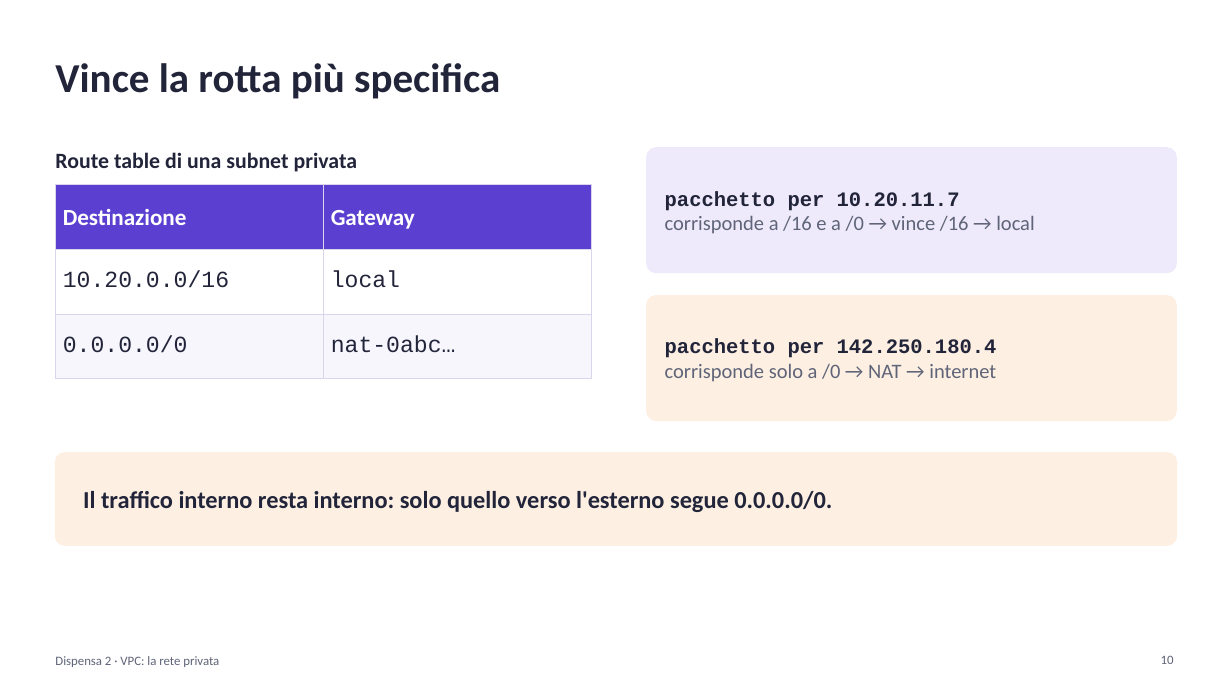
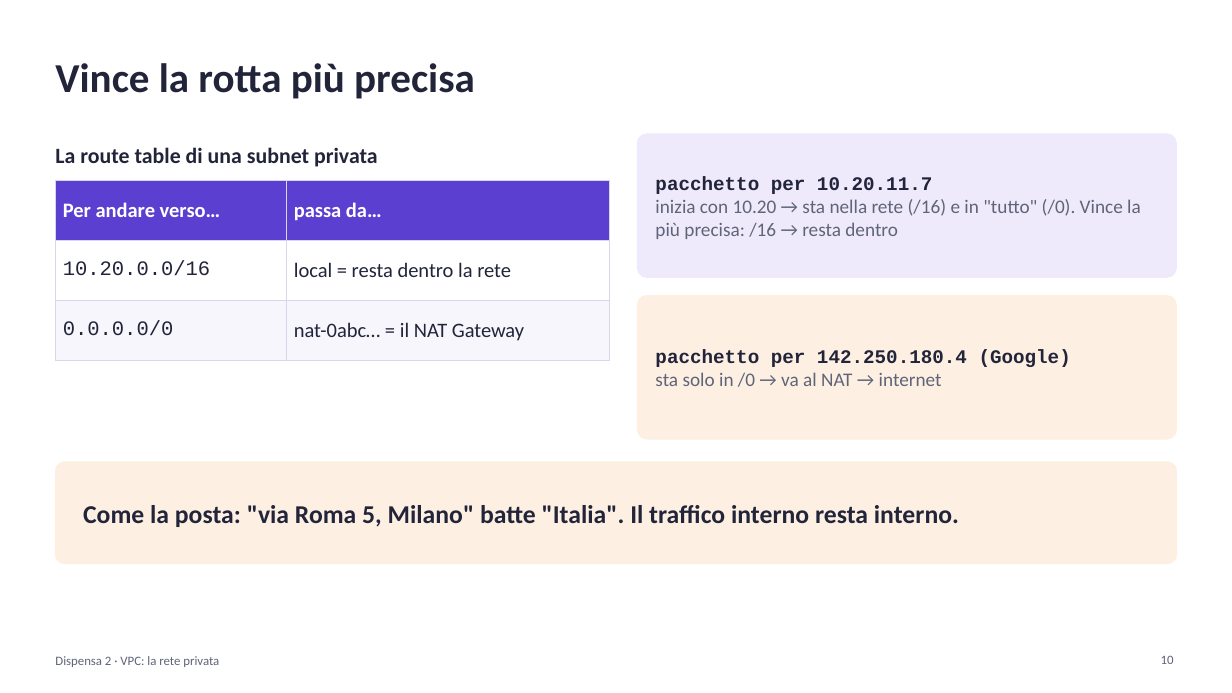
Before and after one commit to cereZ23/aws, a slide deck: slide 10 of slide/slide-2-vpc.pptx. Drawn at 1232x693 pixels with LibreOffice and Linux fonts; fonts in the diff are those of the drawing. Boxes give left, top, right and bottom in pixels: in the first picture for what was removed or moved away, otherwise in the second. Text is boxed around its words. In the diff, an @@ line names an element or a change of style, - is before the commit and + after.

```diff
--- a/slide/slide-2-vpc.pptx
+++ b/slide/slide-2-vpc.pptx
@@ text at (x1=55, y1=63, x2=475, y2=99): text changed @@
-Vince la rotta più specifica
+Vince la rotta più precisa
@@ text at (x1=55, y1=147, x2=378, y2=167): text changed @@
-Route table di una subnet privata
+La route table di una subnet privata
@@ rounded rectangle resized from (x1=647, y1=148, x2=1177, y2=273) to (x1=638, y1=134, x2=1177, y2=277) @@
@@ text "pacchetto per 10.20.11.7" moved from (x1=665, y1=191, x2=1034, y2=234) to (x1=655, y1=176, x2=1141, y2=239) @@
@@ text at (x1=655, y1=176, x2=932, y2=194): size 16 to 15 pt in "pacchetto per 10.20.11.7" @@
@@ table at (x1=55, y1=180, x2=610, y2=345) @@
-row 1, column 1: Destinazione
+row 1, column 1: Per andare verso…
-row 1, column 2: Gateway
+row 1, column 2: passa da…
-row 2, column 2: local
+row 2, column 2: local = resta dentro la rete
-row 3, column 2: nat-0abc…
+row 3, column 2: nat-0abc… = il NAT Gateway
@@ size 18 to 16 pt in "10.20.0.0/16", "0.0.0.0/0" @@
@@ table resized from (x1=55, y1=185, x2=592, y2=357) to (x1=55, y1=180, x2=610, y2=345) @@
@@ text at (x1=655, y1=199, x2=1141, y2=239): text changed; size 16 to 15 pt @@
-corrisponde a /16 e a /0 → vince /16 → local
+inizia con 10.20 → sta nella rete (/16) e in "tutto" (/0). Vince la più precisa: /16 → resta dentro
@@ proportions changed in 3 elements at (x1=638, y1=134, x2=1177, y2=277), (x1=55, y1=462, x2=1177, y2=564), (x1=638, y1=296, x2=1177, y2=439) @@
@@ rounded rectangle resized from (x1=647, y1=296, x2=1177, y2=421) to (x1=638, y1=296, x2=1177, y2=439) @@
@@ text at (x1=655, y1=349, x2=1071, y2=387): text changed; size 16 to 15 pt; font Calibri to Courier New; text colour #5F6478 to #22253A; bold on @@
-pacchetto per 142.250.180.4
-corrisponde solo a /0 → NAT → internet
+pacchetto per 142.250.180.4 (Google)
+sta solo in /0 → va al NAT → internet
@@ rounded rectangle resized from (x1=55, y1=453, x2=1177, y2=545) to (x1=55, y1=462, x2=1177, y2=564) @@
@@ text at (x1=83, y1=505, x2=959, y2=527): text changed; size 19 to 20 pt @@
-Il traffico interno resta interno: solo quello verso l'esterno segue 0.0.0.0/0.
+Come la posta: "via Roma 5, Milano" batte "Italia". Il traffico interno resta interno.
```
Also in this commit, not shown: 16 other slides changed, 6 slides added, 2 slides removed, 2 other files.
